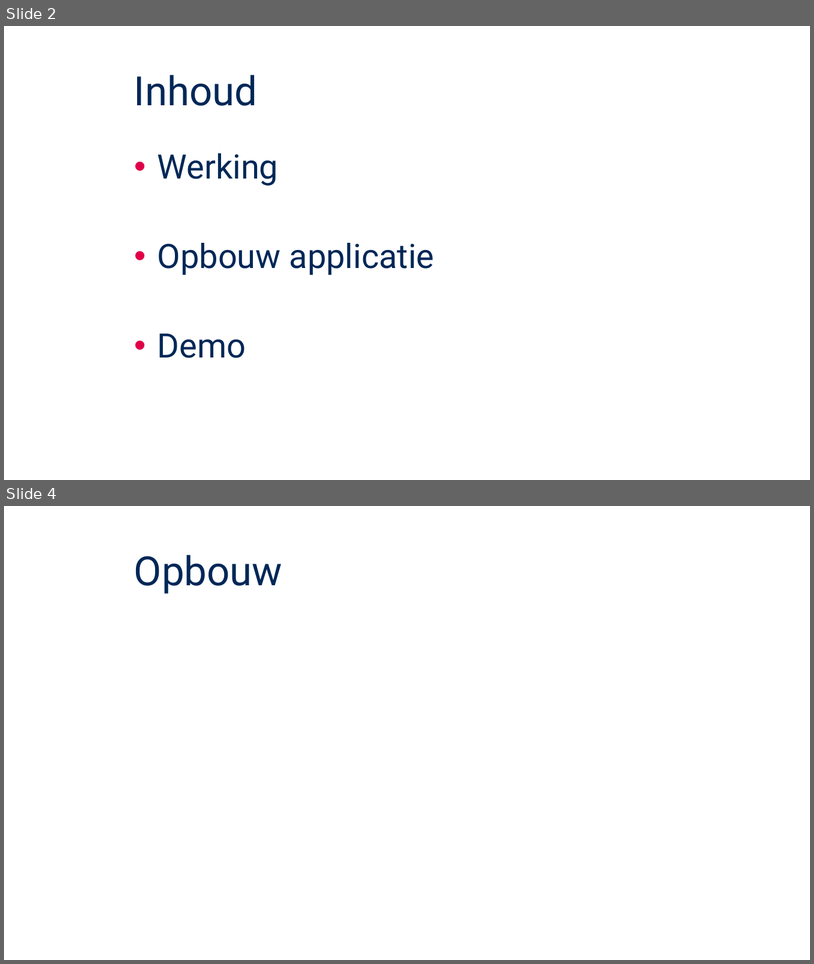
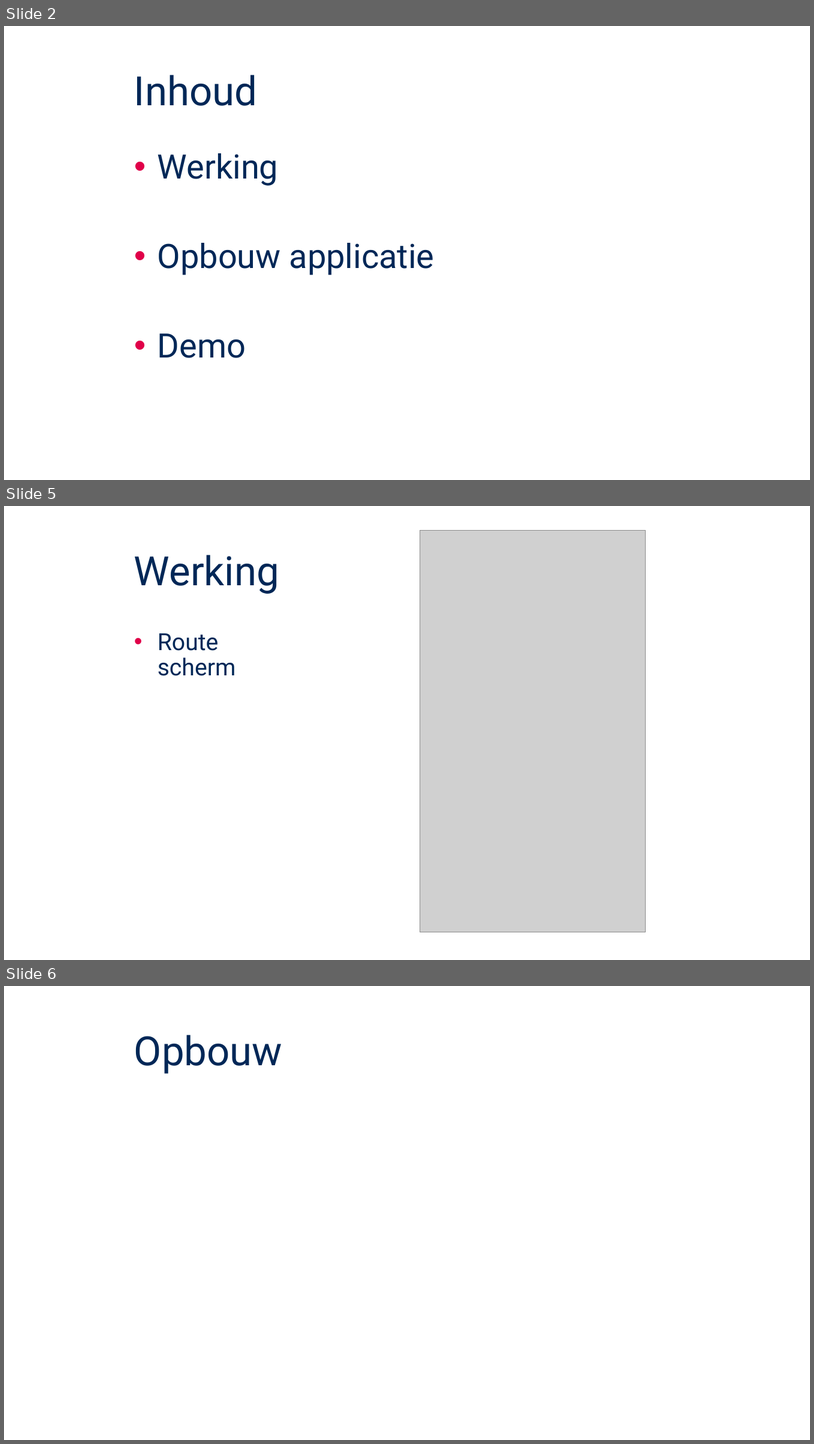
Before and after one commit to jensMole/MobieleApp, a slide deck: Documenten/Mobiele app.pptx. Shown one above the other, each under a label of ours: slides 2 and 4 before the commit, slides 2, 5 and 6 after it; the slides between them are not shown. The pictures are 814x964 and 814x1444 pixels, drawn with LibreOffice and Linux fonts; fonts in the diff are those of the drawing; grey boxes stand for pictures; background and template pictures are left out. Boxes give left, top, right and bottom in pixels: in the first picture for what was removed or moved away, otherwise in the second. Text is boxed around its words. In the diff, an @@ line names an element or a change of style, - is before the commit and + after.

```diff
--- a/Documenten/Mobiele app.pptx
+++ b/Documenten/Mobiele app.pptx
@@ slide 5 added at (4, 506, 810, 960), background #FFFFFF @@
@@ picture added at (420, 530, 646, 932) @@
@@ title added at (134, 555, 279, 594), 48 pt, text #002757 @@
+Werking
@@ text added at (158, 633, 236, 676), 28 pt, text #002757 @@
+• Route scherm
@@ what was slide 4 is now slide 6 @@
```
Also in this commit, not shown: 1 slide changed, 1 other slide added, 2 other files.
